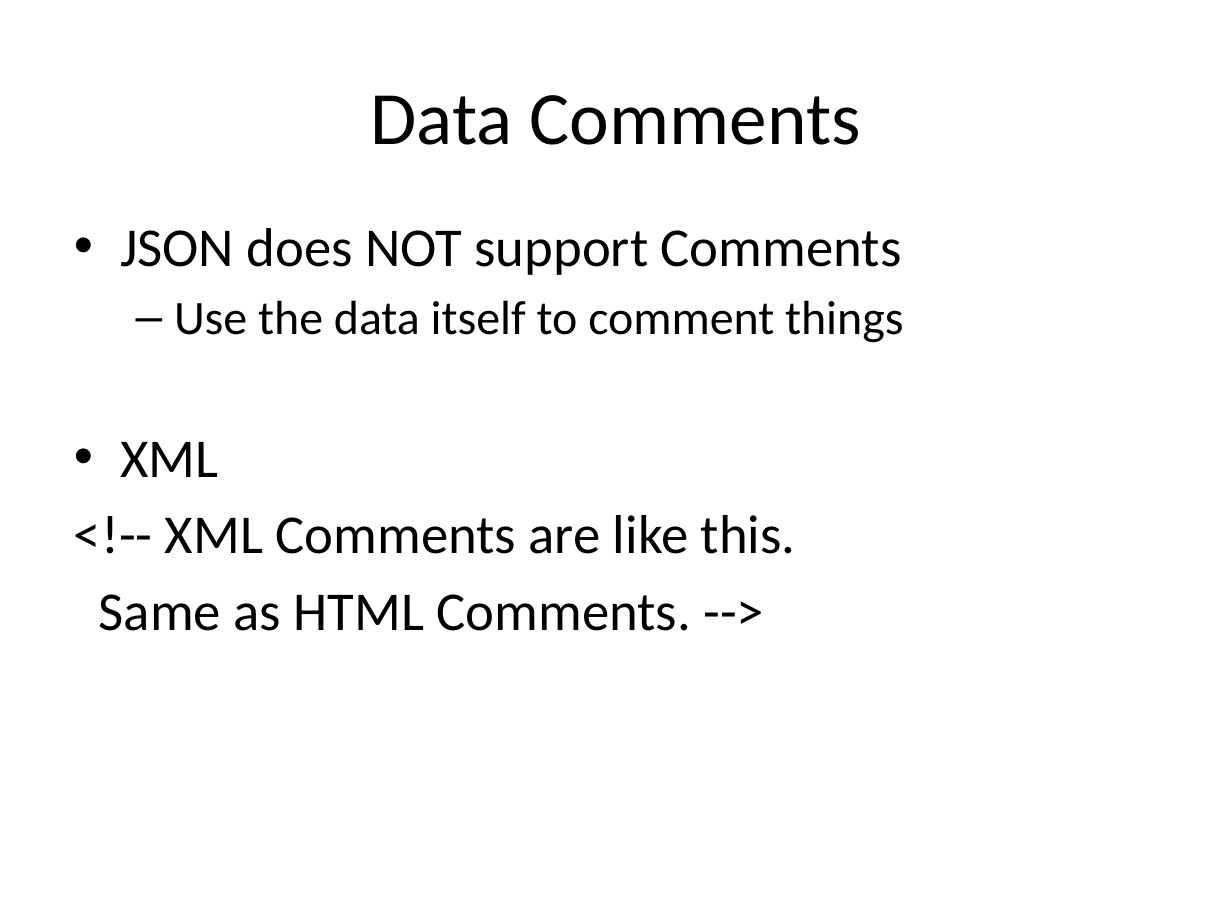
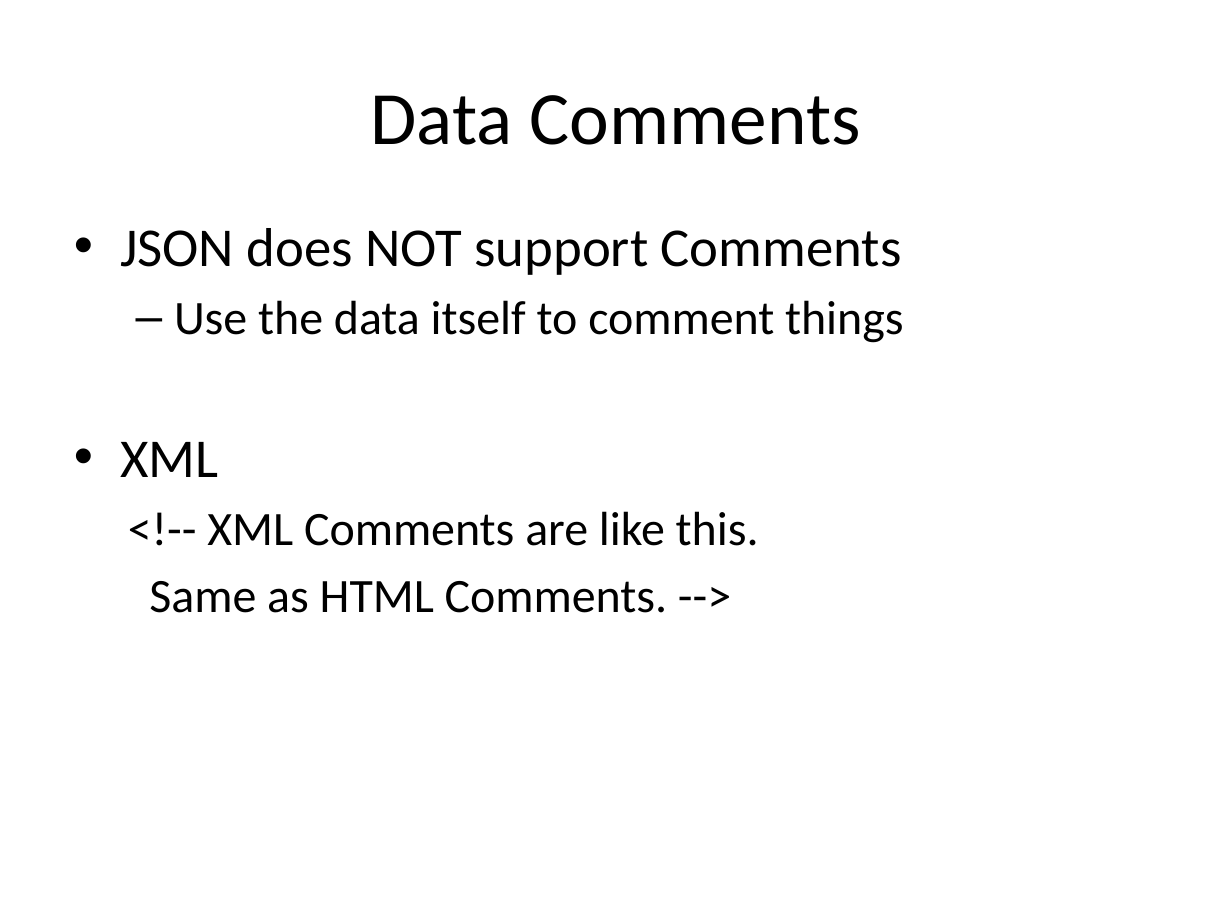
Before and after one commit to UUDeCART/NoSQL, a slide deck: slide 19 of NoSQL.pptx (slide 16 before the commit). Drawn at 1232x924 pixels with LibreOffice and Linux fonts; fonts in the diff are those of the drawing. Boxes give left, top, right and bottom in pixels: in the first picture for what was removed or moved away, otherwise in the second. Text is boxed around its words. In the diff, an @@ line names an element or a change of style, - is before the commit and + after.

```diff
--- a/NoSQL.pptx
+++ b/NoSQL.pptx
@@ text at [149,511,759,613]: size 32 to 28 pt in "<!-- XML Comments are like this.", "Same as HTML Comments. -->"; list level 1 to 2 in "<!-- XML Comments are like ..."; list level 1 to 2 in "Same as HTML Comments. -->" @@
```
Also in this commit, not shown: 10 other slides changed, 4 slides added, 1 slide removed, 7 other files.
